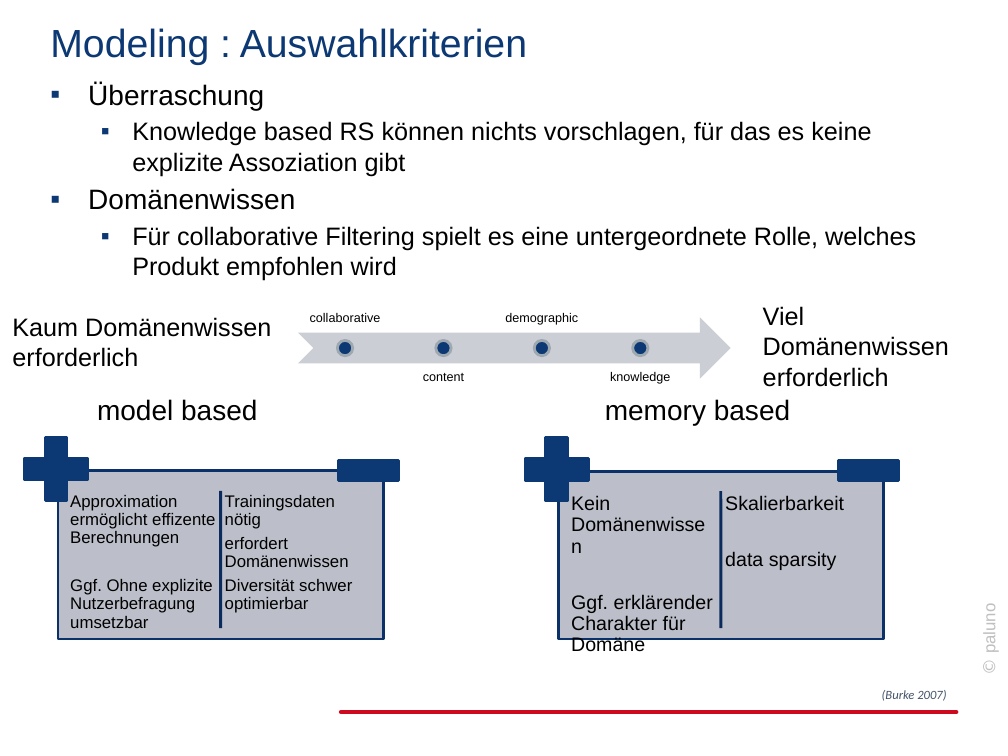
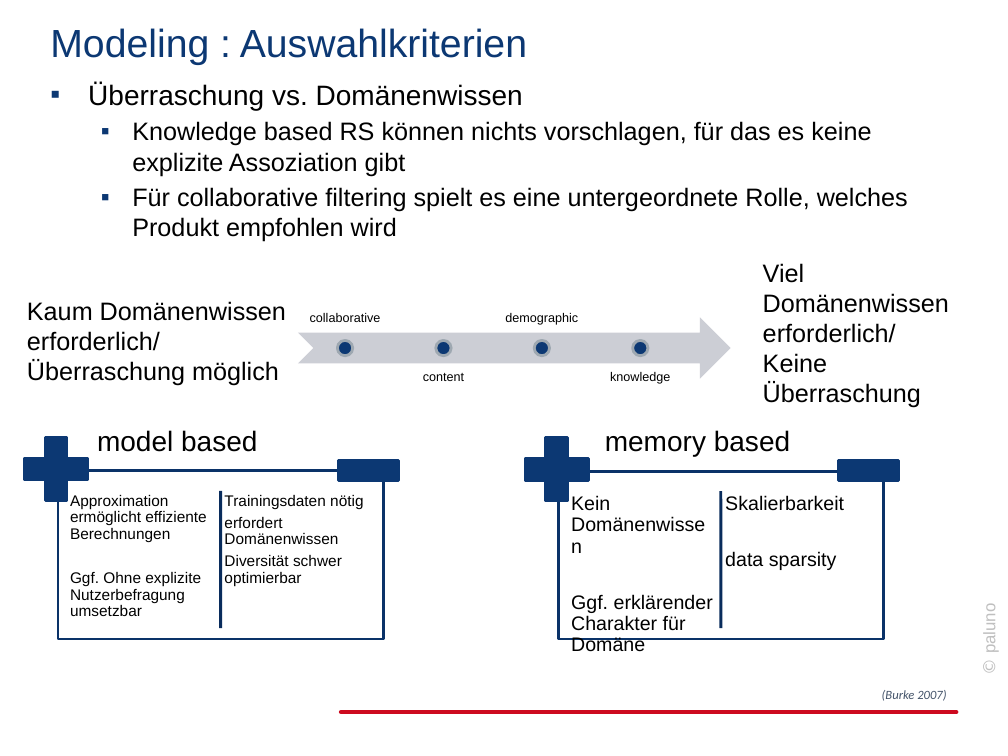
Before and after one commit to jabuettner/citavi, a slide deck: slide 17 of Diss (repo)/Recommender.pptx (slide 16 before the commit). Drawn at 1008x756 pixels with LibreOffice and Linux fonts; fonts in the diff are those of the drawing; background and template pictures are left out. Boxes give left, top, right and bottom in pixels: in the first picture for what was removed or moved away, otherwise in the second. Text is boxed around its words. In the diff, an @@ line names an element or a change of style, - is before the commit and + after.

```diff
--- a/Diss (repo)/Recommender.pptx
+++ b/Diss (repo)/Recommender.pptx
@@ text at (x1=88, y1=83, x2=523, y2=110): text changed @@
-▪ Überraschung
+▪ Überraschung vs. Domänenwissen
@@ text at (x1=132, y1=187, x2=908, y2=242): text changed @@
-▪ Domänenwissen
-  ▪ Für collaborative Filtering spielt es eine untergeordnete Rolle, welches Produkt empfohlen wird
+  ▪ Für collaborative filtering spielt es eine untergeordnete Rolle, welches Produkt empfohlen wird
@@ text at (x1=763, y1=263, x2=949, y2=408): text changed @@
-Viel Domänenwissen erforderlich
+Viel Domänenwissen erforderlich/
+Keine Überraschung
@@ text at (x1=27, y1=301, x2=286, y2=386): text changed @@
-  Kaum Domänenwissen erforderlich
+  Kaum Domänenwissen erforderlich/
+  Überraschung möglich
@@ rectangle at (x1=58, y1=471, x2=384, y2=639): fill #BDBFC9 to #FFFFFF @@
@@ rectangle at (x1=558, y1=471, x2=883, y2=638): fill #BDBFC9 to #FFFFFF @@
@@ text at (x1=70, y1=495, x2=206, y2=542): text changed; size 12 to 11 pt @@
-Approximation ermöglicht effizente Berechnungen
+Approximation ermöglicht effiziente Berechnungen
@@ text "Trainingsdaten nötig" at (x1=224, y1=495, x2=363, y2=587): size 12 to 11 pt @@
@@ text at (x1=70, y1=572, x2=201, y2=616): size 12 to 11 pt in "Ggf. Ohne explizite Nutzerbefragung umsetzbar" @@
```
Also in this commit, not shown: 15 other slides changed, 2 slides added, 19 other files.
